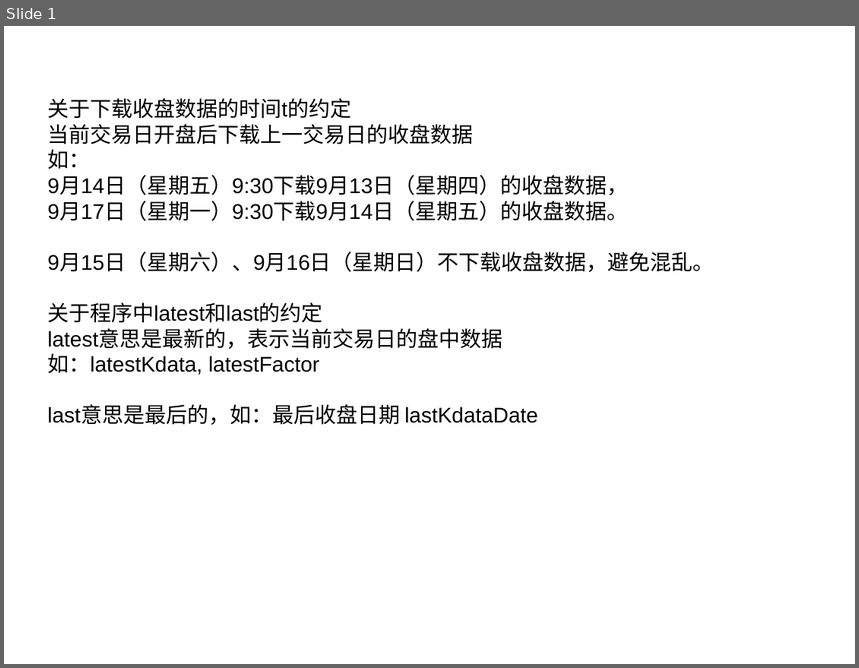
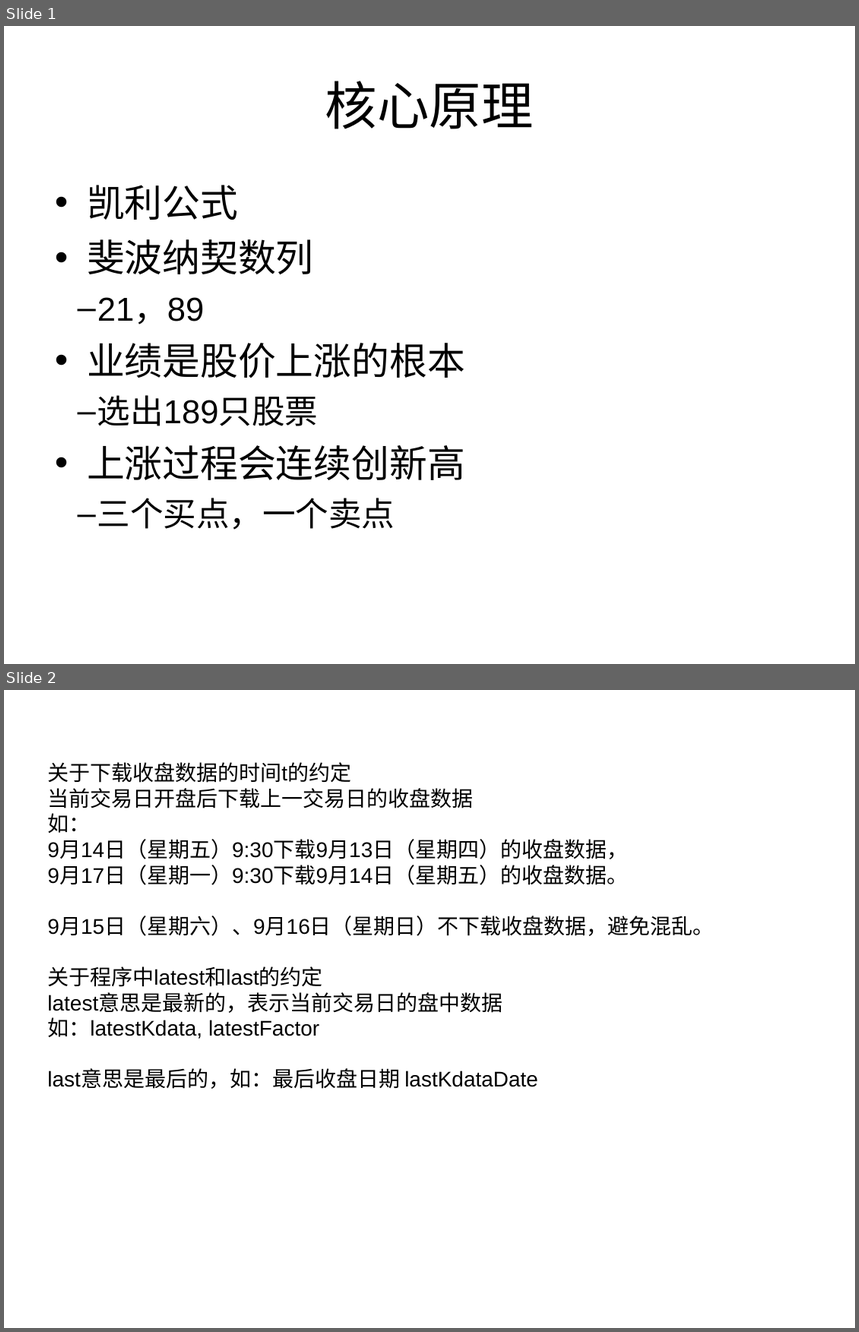
Before and after one commit to dofoyo/istock, a slide deck: istock.ppt. Shown one above the other, each under a label of ours: slide 1 before the commit, slides 1 and 2 after it. The pictures are 859x668 and 859x1332 pixels, drawn with LibreOffice and Linux fonts; fonts in the diff are those of the drawing. Boxes give left, top, right and bottom in pixels: in the first picture for what was removed or moved away, otherwise in the second. Text is boxed around its words. In the diff, an @@ line names an element or a change of style, - is before the commit and + after.

```diff
--- a/istock.ppt
+++ b/istock.ppt
@@ slide 1 added at (4, 26, 855, 664), background #FFFFFF @@
@@ title added at (325, 81, 534, 129), 44 pt, text #000000 @@
+核心原理
@@ text added at (87, 185, 465, 530), 32 pt, text #000000 @@
+• 凯利公式
+• 斐波纳契数列
+  – 21，89
+• 业绩是股价上涨的根本
+  – 选出189只股票
+• 上涨过程会连续创新高
+  – 三个买点，一个卖点
@@ what was slide 1 is now slide 2 @@
```
Also in this commit, not shown: 3 other slides added, 17 other files.
